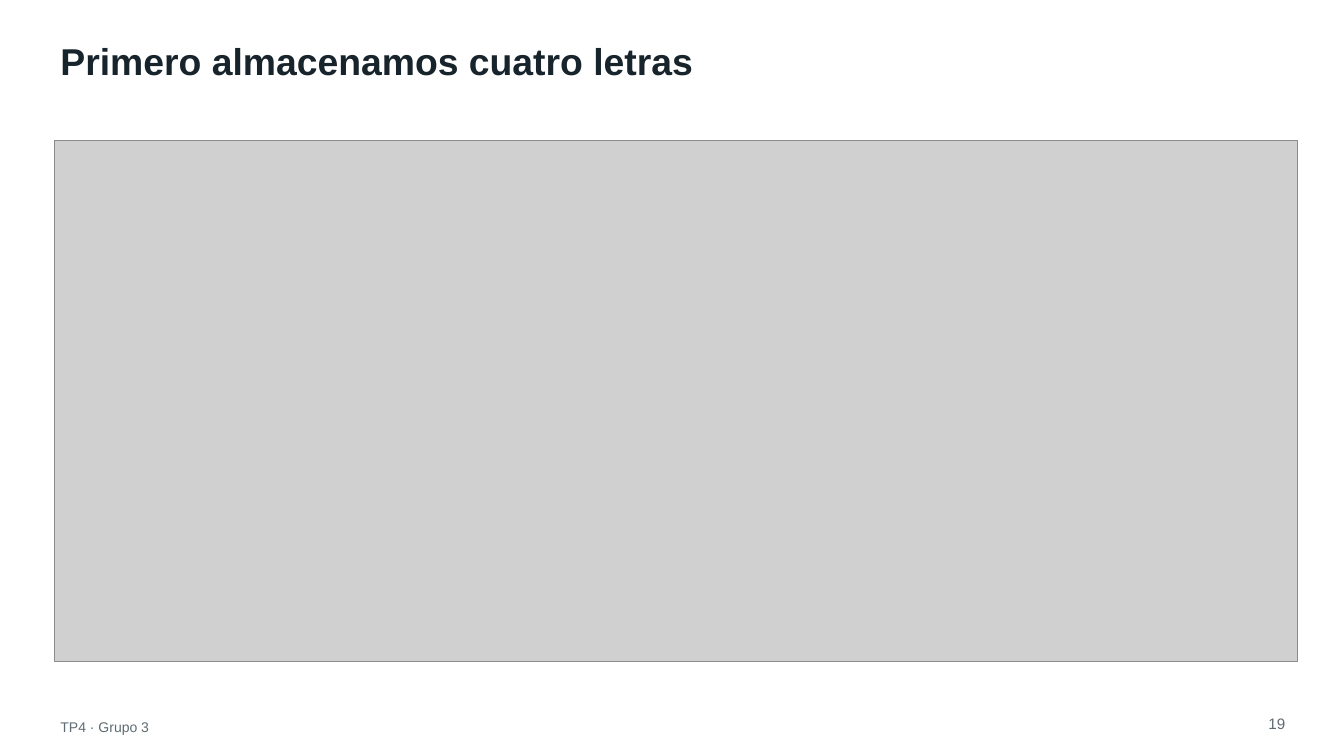
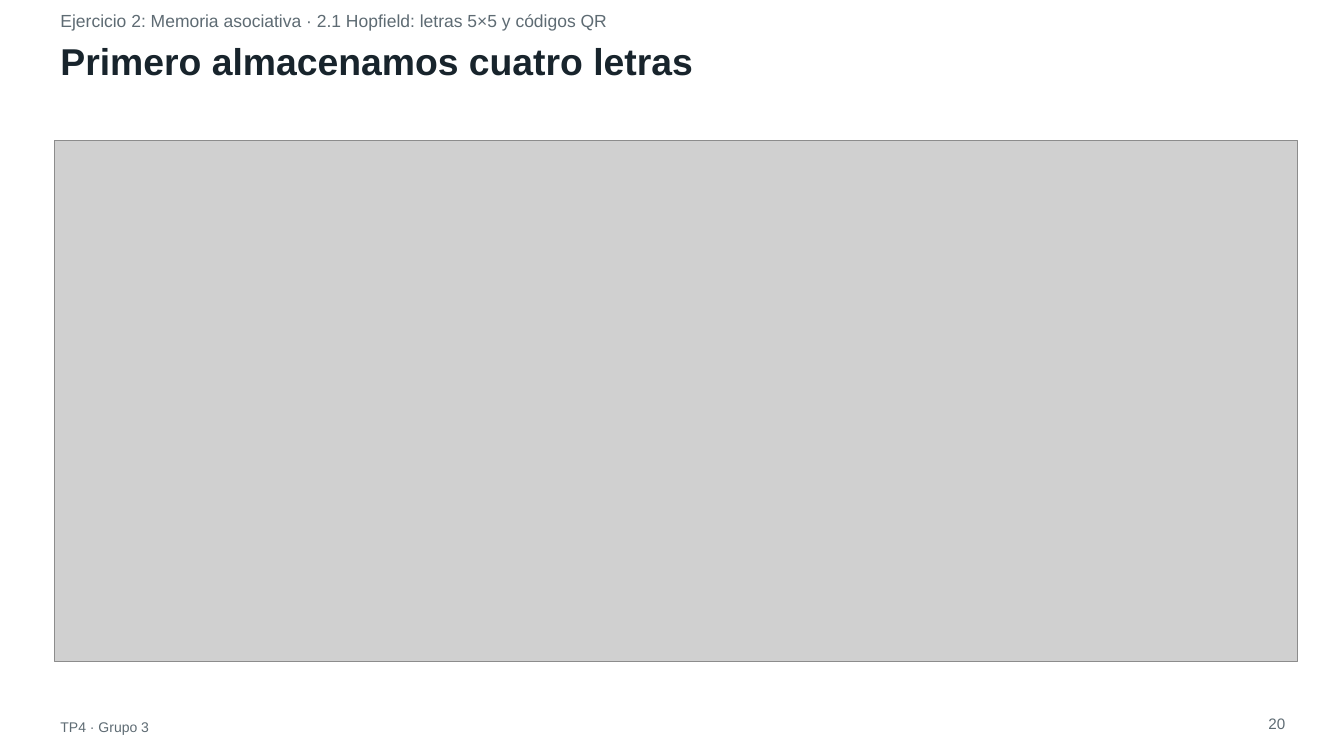
Before and after one commit to ldicandia/SIA-G3, a slide deck: slide 20 of TP4/docs/presentacion/TP4-presentacion.pptx (slide 19 before the commit). Drawn at 1344x756 pixels with LibreOffice and Linux fonts; fonts in the diff are those of the drawing; grey boxes stand for pictures. Boxes give left, top, right and bottom in pixels: in the first picture for what was removed or moved away, otherwise in the second. Text is boxed around its words. In the diff, an @@ line names an element or a change of style, - is before the commit and + after.

Commit message:
titulo de cada ejercicio en la presentacion

```diff
--- a/TP4/docs/presentacion/TP4-presentacion.pptx
+++ b/TP4/docs/presentacion/TP4-presentacion.pptx
@@ text added at [60,14,607,31], 15 pt, text #5E6B73 @@
+Ejercicio 2: Memoria asociativa · 2.1 Hopfield: letras 5×5 y códigos QR
@@ text at [1268,718,1285,729]: text changed @@
-19
+20
```
Also in this commit, not shown: 26 other slides changed, 1 slide added, 1 other file.
